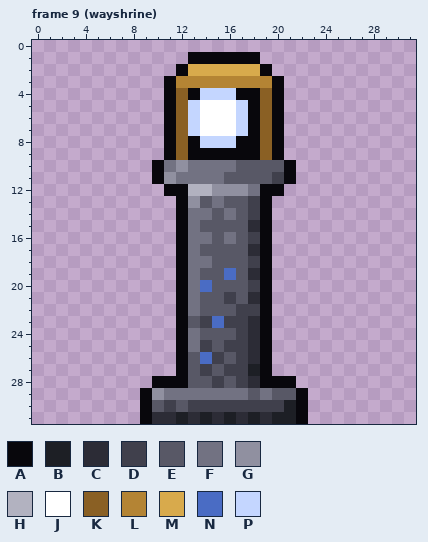
Edited in one commit: pixel-art file (art/xsc_s.aseprite). That is the earlier state.
32x32 pixels, 24 frames. Colours within 5 levels of each other are drawn and written as one. Shown: frame 9 (wayshrine). The commit also changed other frames, which this record leaves out.
Palette (. is transparent): A #08070c  B #1d1f25  C #2c2c36  D #40404c  E #585866  F #727282  G #9090a0  H #b2b2c0  J #ffffff  K #8a6024  L #b48434  M #d8aa4c  N #4a6cc4  P #c4d6ff
Pixels before, frame 9 (wayshrine), first column x 9:
 1 ....AAAAAA....
 2 ...AMMMMMMA...
 3 ..ALLLLLLLLA..
 4 ..AKAPPPAAKA..
 5 ..AKPJJJPAKA..
 6 ..AKPJJJPAKA..
 7 ..AKPJJJPAKA..
 8 ..AKAPPPAAKA..
 9 ..AKAAAAAAKA..
10 .AFGFFFFEEEEA.
11 .AGFFFFEEEEDA.
12 ..AAHHGGGFAA..
13 ...AGEFEEDA...
14 ...AFFEFEDA...
15 ...AFEEEECA...
16 ...AFFEFEDA...
17 ...AFEEEECA...
18 ...AFFEEEDA...
19 ...AFEENECA...
20 ...AFNEEEDA...
21 ...AFEEDECA...
22 ...AFEEEDDA...
23 ...AEDNDDCA...
24 ...AFEEEDCA...
25 ...AFDEDDCA...
26 ...AENDEDCA...
27 ...AEDEDDBA...
28 .AAAEEDEDCAAA.
29 AGFFFFFFFEFEEA
30 AEDEDDDDDDDDBA
31 ACCBCBCBCBCBBA
New version:
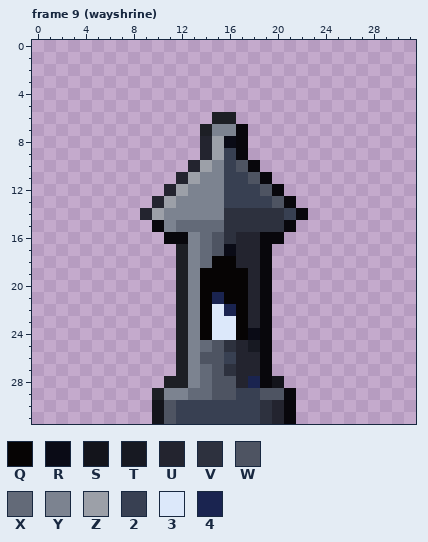
Colours new in this view: Q #060404  R #0a0b16  S #13141b  T #171922  U #23242f  V #2d313e  W #4e5462  X #636a78  Y #7c8390  Z #9ca0a8  2 #384052  3 #dce8fa  4 #1a2450
Changes in this commit:
Changed rows in their new state; - is an unchanged pixel.
Frame 9 (wayshrine):
first column x 9:
 1 ----......----
 2 ---........---
 3 --..........--
 4 --..........--
 5 --..........--
 6 --....BB....--
 7 --...BYYA...--
 8 --...UZR-...--
 9 --...UZ2-...--
10 -...UZY2WA...-
11 -..UZYY22WA..-
12 --UZYYY222W---
13 -UZYYYY2222WA-
14 UZYYYYYVVVVV2A
15 -AYXXXXVVVVVA-
16 --A-YXWVUU-A--
17 ---BYXWRUU----
18 ---BYXQQUU----
19 ---BYQQQQU----
20 ---BYQQQQU----
21 ---BYQ4QQU----
22 ---BYQ34QU----
23 ---BYQ33QU----
24 ---BYQ33QR----
25 ---BYXWVUT----
26 ---BYWW2UU----
27 ---BYXWVUU----
28 -.BBYXWWU4-S.-
29 .BYYXXWW22WWA.
30 .SW2222222VUA.
31 .SW2222222VUA.
Changed places in both pictures, as pixel boxes (x1, y1, x2, y2):
changed: (140, 52, 308, 424)
